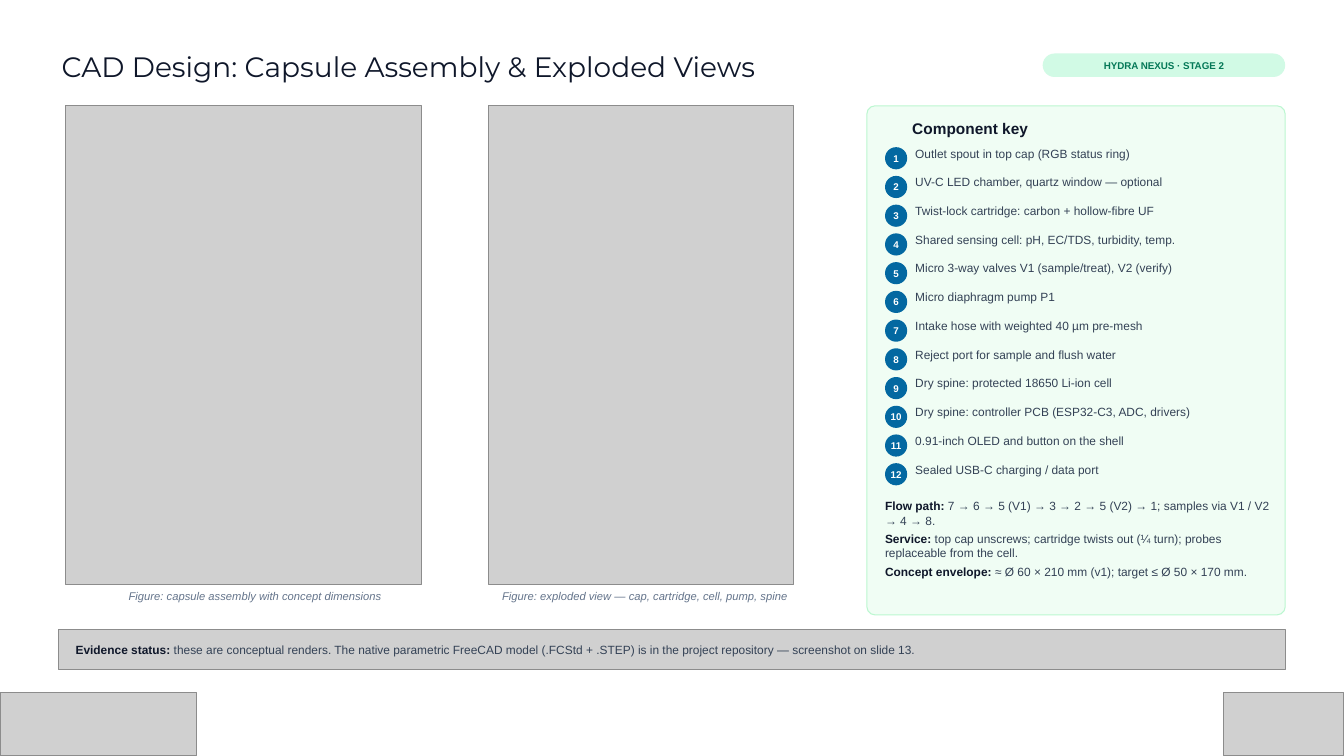
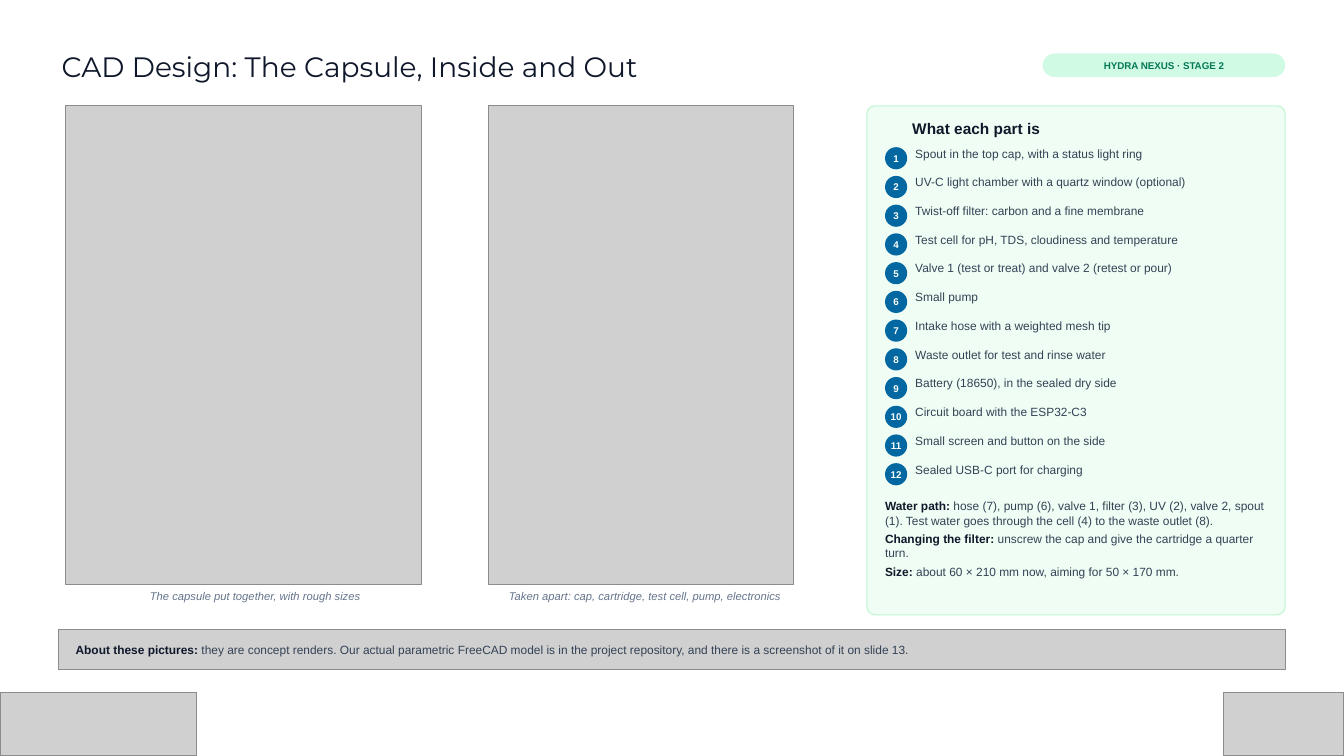
Before and after one commit to Abishekkishore-byte/hydra-nexus, a slide deck: slide 8 of docs/Hydra_Nexus_Vishwakarma_Stage2_Submission.pptx. Drawn at 1344x756 pixels with LibreOffice and Linux fonts; fonts in the diff are those of the drawing; grey boxes stand for pictures; background and template pictures are left out. Boxes give left, top, right and bottom in pixels: in the first picture for what was removed or moved away, otherwise in the second. Text is boxed around its words. In the diff, an @@ line names an element or a change of style, - is before the commit and + after.

```diff
--- a/docs/Hydra_Nexus_Vishwakarma_Stage2_Submission.pptx
+++ b/docs/Hydra_Nexus_Vishwakarma_Stage2_Submission.pptx
@@ title at <box>62,56,638,83</box>: text changed @@
-CAD Design: Capsule Assembly & Exploded Views
+CAD Design: The Capsule, Inside and Out
@@ text at <box>912,123,1040,137</box>: text changed @@
-Component key
+What each part is
@@ text at <box>915,149,1142,160</box>: text changed @@
-Outlet spout in top cap (RGB status ring)
+Spout in the top cap, with a status light ring
@@ text at <box>915,177,1186,189</box>: text changed @@
-UV-C LED chamber, quartz window — optional
+UV-C light chamber with a quartz window (optional)
@@ text at <box>915,206,1144,215</box>: text changed @@
-Twist-lock cartridge: carbon + hollow-fibre UF
+Twist-off filter: carbon and a fine membrane
@@ text at <box>915,235,1178,246</box>: text changed @@
-Shared sensing cell: pH, EC/TDS, turbidity, temp.
+Test cell for pH, TDS, cloudiness and temperature
@@ text at <box>915,263,1172,275</box>: text changed @@
-Micro 3-way valves V1 (sample/treat), V2 (verify)
+Valve 1 (test or treat) and valve 2 (retest or pour)
@@ text at <box>915,292,978,304</box>: text changed @@
-Micro diaphragm pump P1
+Small pump
@@ text at <box>915,321,1111,333</box>: text changed @@
-Intake hose with weighted 40 µm pre-mesh
+Intake hose with a weighted mesh tip
@@ text at <box>915,350,1105,359</box>: text changed @@
-Reject port for sample and flush water
+Waste outlet for test and rinse water
@@ text at <box>915,378,1117,390</box>: text changed @@
-Dry spine: protected 18650 Li-ion cell
+Battery (18650), in the sealed dry side
@@ text at <box>915,407,1086,416</box>: text changed @@
-Dry spine: controller PCB (ESP32-C3, ADC, drivers)
+Circuit board with the ESP32-C3
@@ text at <box>915,436,1105,445</box>: text changed @@
-0.91-inch OLED and button on the shell
+Small screen and button on the side
@@ text at <box>915,465,1083,476</box>: text changed @@
-Sealed USB-C charging / data port
+Sealed USB-C port for charging
@@ text at <box>885,501,1264,579</box>: text changed @@
-Flow path: 7 → 6 → 5 (V1) → 3 → 2 → 5 (V2) → 1; samples via V1 / V2 → 4 → 8.
-Service: top cap unscrews; cartridge twists out (¼ turn); probes replaceable from the cell.
-Concept envelope: ≈ Ø 60 × 210 mm (v1); target ≤ Ø 50 × 170 mm.
+Water path: hose (7), pump (6), valve 1, filter (3), UV (2), valve 2, spout (1). Test water goes through the cell (4) to the waste outlet (8).
+Changing the filter: unscrew the cap and give the cartridge a quarter turn.
+Size: about 60 × 210 mm now, aiming for 50 × 170 mm.
@@ text at <box>150,592,361,603</box>: text changed @@
-Figure: capsule assembly with concept dimensions
+The capsule put together, with rough sizes
@@ text at <box>509,592,781,603</box>: text changed @@
-Figure: exploded view — cap, cartridge, cell, pump, spine
+Taken apart: cap, cartridge, test cell, pump, electronics
@@ text at <box>76,645,909,657</box>: text changed @@
-Evidence status: these are conceptual renders. The native parametric FreeCAD model (.FCStd + .STEP) is in the project repository — screenshot on slide 13.
+About these pictures: they are concept renders. Our actual parametric FreeCAD model is in the project repository, and there is a screenshot of it on slide 13.
```
Also in this commit, not shown: 18 other slides changed, 1 other file.
